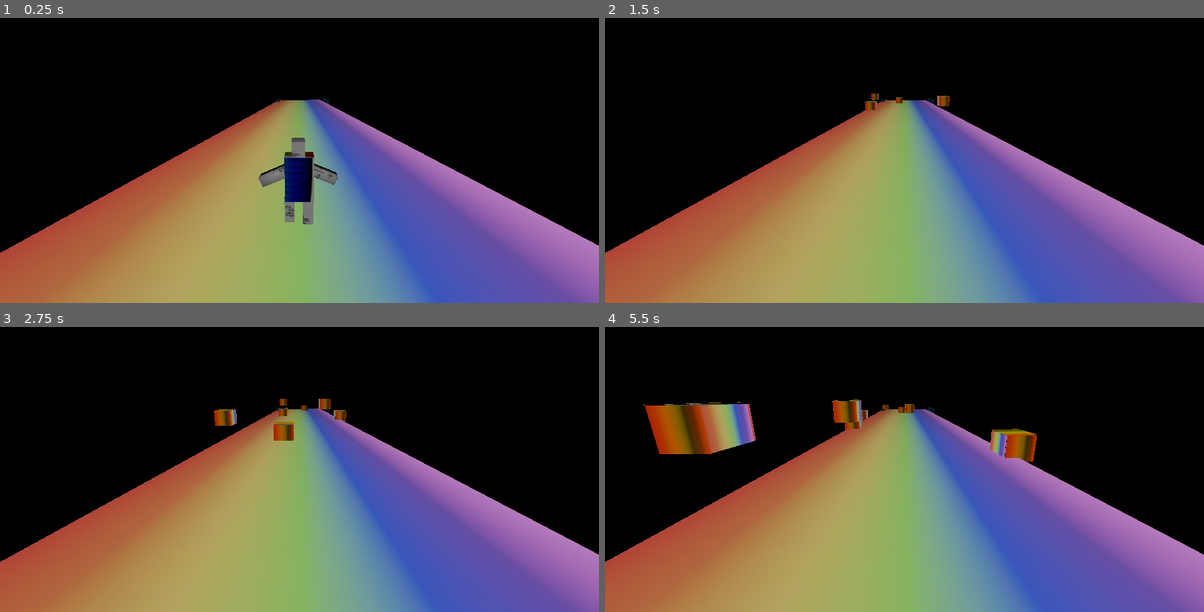
Above: before the commit, frames 1-4 (two rows, left to right).
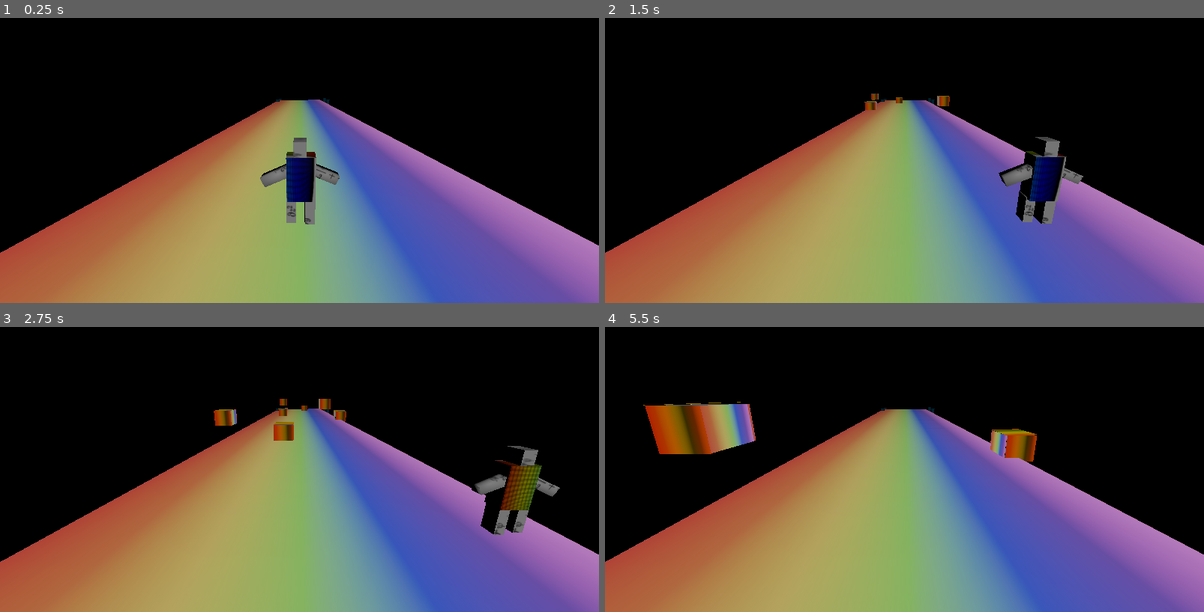
Above: after the commit, the same moments.

Repository: Touba007/GameJam2024
Game: Godot game, scene res://Scenes/main.tscn
Same seed, same stepped clock (60 frames per second), same inputs: the game is played once before the commit and once after it.
Inputs:
- Up to frame 1 (0.25 s): no input
- Up to frame 2 (1.5 s): hold Right (move_right) 0.53-1.28 s; tap Space (jump) at 0.77 s; hold Left (move_left) from 1.28 s (still down)
- Up to frame 3 (2.75 s): tap Space (jump) at 1.52 s; release Left (move_left) at 2.03 s; hold Right (move_right) from 2.03 s (still down)
- Up to frame 4 (5.5 s): tap Space (jump) at 3.02, 3.77, 4.52 s; release Right (move_right) at 3.53 s; hold Left (move_left) from 3.53 s (still down)

The runs differ from the first frame. In frame 1, 0.5% of the frame differs, in the area x 43-57%, y 41-73%; in frame 2, 2.0%; in frame 3, 2.0%, in the area x 78-94%, y 41-73%; in frame 4, 0.6%.

Commit message:
just now

Diff:
--- a/PortalRun/Scenes/main.tscn
+++ b/PortalRun/Scenes/main.tscn
@@ -1,10 +1,11 @@
-[gd_scene load_steps=10 format=3 uid="uid://yu5nusn7m0gk"]
+[gd_scene load_steps=11 format=3 uid="uid://yu5nusn7m0gk"]
 
 [ext_resource type="Script" path="res://Scripts/Level.gd" id="1_ghon1"]
 [ext_resource type="Script" path="res://Scenes/main.gd" id="1_sf0d4"]
 [ext_resource type="PackedScene" uid="uid://b3xd8bdwcwhlg" path="res://Module/module.tscn" id="2_acncr"]
 [ext_resource type="PackedScene" uid="uid://b0meneuo02s8x" path="res://Module/bloc.tscn" id="2_ujt71"]
 [ext_resource type="PackedScene" uid="uid://clkxiaatx5ti0" path="res://Scenes/player.tscn" id="3_xjd8q"]
+[ext_resource type="PackedScene" uid="uid://bthpsyfdwk6sm" path="res://Module/Wall.tscn" id="6_xyuie"]
 
 [sub_resource type="Curve3D" id="Curve3D_abjes"]
 _data = {
@@ -79,5 +80,11 @@
 [node name="WorldEnvironment" type="WorldEnvironment" parent="."]
 environment = SubResource("Environment_uk52w")
 
+[node name="wall1" parent="." instance=ExtResource("6_xyuie")]
+transform = Transform3D(1, 0, 0, 0, 1, 0, 0, 0, 1, 16.2486, 0, -7.84764)
+
+[node name="wall2" parent="." instance=ExtResource("6_xyuie")]
+transform = Transform3D(1, 0, 0, 0, 1, 0, 0, 0, 1, 14.3843, -0.809044, 7.64622)
+
 [connection signal="hit" from="player" to="." method="_on_player_hit"]
 [connection signal="timeout" from="Timer" to="." method="_on_timer_timeout"]
